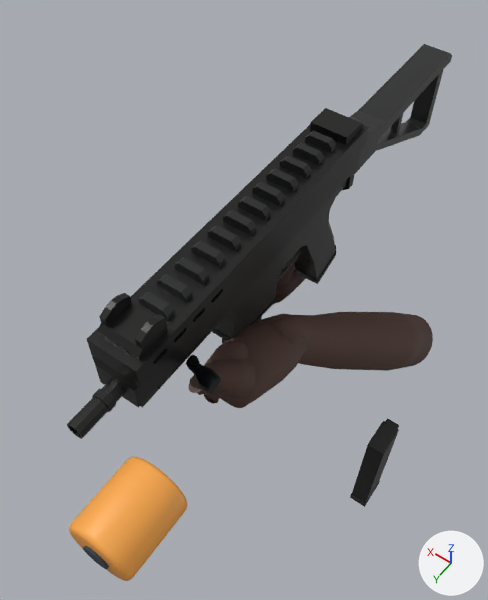
The glTF model client/public/assets/weapons/whisper.glb: old version first, new version second.
The view is the same before and after, from a 50 mm camera at (-0.213, 0.771, 0.869) aimed at (0.153, 0.258, 0.062). Every picture has the same lights, and +X, +Y and +Z are marked at lower right. The picture after the commit comes second. Where no turn or scale is listed for an object, it has been applied to the vertices.

Before the edit, the objects in view are built like this:
```python
me_cylinder = bpy.data.meshes.new('Cylinder')
me_cylinder.from_pydata(...)  # 224 vertices, 444 faces; spans x -0.036..0.036, y -0.0425..0.0425, z -0.036..0.036
me_cylinder.materials.append(mat_airsoft_orange_tip_07)  # orange #fba949
me_cylinder_001 = bpy.data.meshes.new('Cylinder.001')
me_cylinder_001.from_pydata(...)  # a 28-sided cylinder along y spanning x -0.014..0.014, y -0.044..0.044, z -0.014..0.014
me_cylinder_001.materials.append(mat_dark_replica_bore)  # greyish blue #353d47
me_whisper_two_hand_left_bare_anatomical_forearm = bpy.data.meshes.new('whisper TWO_HAND LEFT bare anatomical forearm')
me_whisper_two_hand_left_bare_anatomical_forearm.from_pydata(...)  # 168 vertices, 332 faces; spans x -0.104..0.067, y 0.071..0.368, z -0.081..0.179
me_whisper_two_hand_left_bare_anatomical_forearm.materials.append(mat_bare_dark_skin_forearms_10)  # brown #533b32
ob_airsoft_orange_tip_07___fitted_protective_orange_guard = bpy.data.objects.new('AIRSOFT_ORANGE_TIP_07 - fitted protective orange guard', me_cylinder)
ob_airsoft_orange_tip_07___fitted_protective_orange_guard.location = (0.0, 0.65, 0.266)
ob_orange_tip___black_inset_bore = bpy.data.objects.new('Orange tip / black inset bore', me_cylinder_001)
ob_orange_tip___black_inset_bore.location = (0.0, 0.651, 0.266)
ob_whisper_two_hand_left_bare_anatomical_forearm = bpy.data.objects.new('whisper TWO_HAND LEFT bare anatomical forearm', me_whisper_two_hand_left_bare_anatomical_forearm)
ob_whisper_two_hand_left_bare_anatomical_forearm.location = (0.0, 0.0, 0.0)
# also in view: 'AUTHORED mp5a5 SpareMagazineGeometry' at (-0.111, 0.254, -0.188); 'AUTHORED mp5a5 ChargingHandleGeometry' at (0.046, 0.487, 0.254); 'whisper TWO_HAND LEFT opposable thumb' at (0.045, 0.444, 0.187); 'AUTHORED mp5a5 RearIronGeometry' at (0.094, 0.141, 0.338); 'whisper TWO_HAND LEFT cupped sculpted palm' at (0.047, 0.375, 0.142)
```
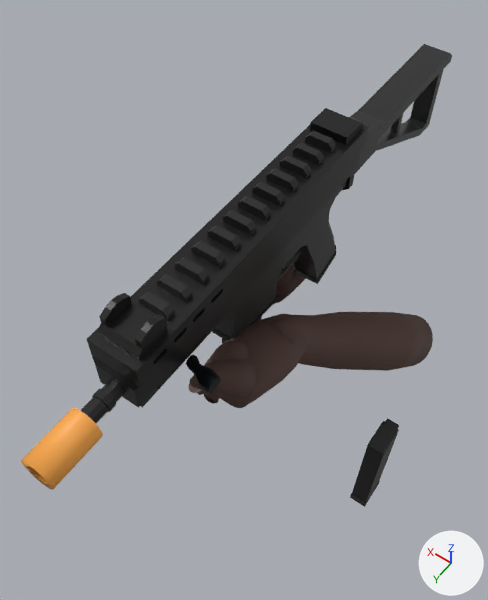
The change, as JSON lines over the scene's bpy script:
```json
{"op": "add", "block": "me_hollow_orange_replica_tip_geometry", "code": ["me_hollow_orange_replica_tip_geometry = bpy.data.meshes.new('Hollow orange replica tip geometry')", "me_hollow_orange_replica_tip_geometry.from_pydata(...)  # 112 vertices, 168 faces; spans x 0.0711..0.1111, y 0.606..0.672, z 0.2583..0.2983", "me_hollow_orange_replica_tip_geometry.materials.append(mat_airsoft_orange_tip_07)  # orange #fba949"]}
{"op": "remove", "block": "ob_airsoft_orange_tip_07___fitted_protective_orange_guard", "code": ["ob_airsoft_orange_tip_07___fitted_protective_orange_guard = bpy.data.objects.new('AIRSOFT_ORANGE_TIP_07 - fitted protective orange guard', me_cylinder)", "ob_airsoft_orange_tip_07___fitted_protective_orange_guard.location = (0.0, 0.65, 0.266)"]}
{"op": "remove", "block": "ob_orange_tip___black_inset_bore", "code": ["ob_orange_tip___black_inset_bore = bpy.data.objects.new('Orange tip / black inset bore', me_cylinder_001)", "ob_orange_tip___black_inset_bore.location = (0.0, 0.651, 0.266)"]}
{"op": "add", "block": "ob_airsoft_orange_tip_07___fitted_hollow_muzzle_sleeve", "code": ["ob_airsoft_orange_tip_07___fitted_hollow_muzzle_sleeve = bpy.data.objects.new('AIRSOFT_ORANGE_TIP_07 - fitted hollow muzzle sleeve', me_hollow_orange_replica_tip_geometry)", "ob_airsoft_orange_tip_07___fitted_hollow_muzzle_sleeve.location = (0.0, 0.0, 0.0)"]}
```

Changed parts and their boxes (x1, y1, x2, y2) in the pictures (488 x 600 px):
```json
{"object": "AIRSOFT_ORANGE_TIP_07 - fitted protective orange guard", "change": "deleted", "before": [69, 457, 187, 581], "on screen": "orange"}
{"object": "AIRSOFT_ORANGE_TIP_07 - fitted hollow muzzle sleeve", "change": "added", "after": [21, 408, 103, 490], "on screen": "orange"}
{"object": "Orange tip / black inset bore", "change": "deleted", "before": [83, 546, 109, 570]}
```
